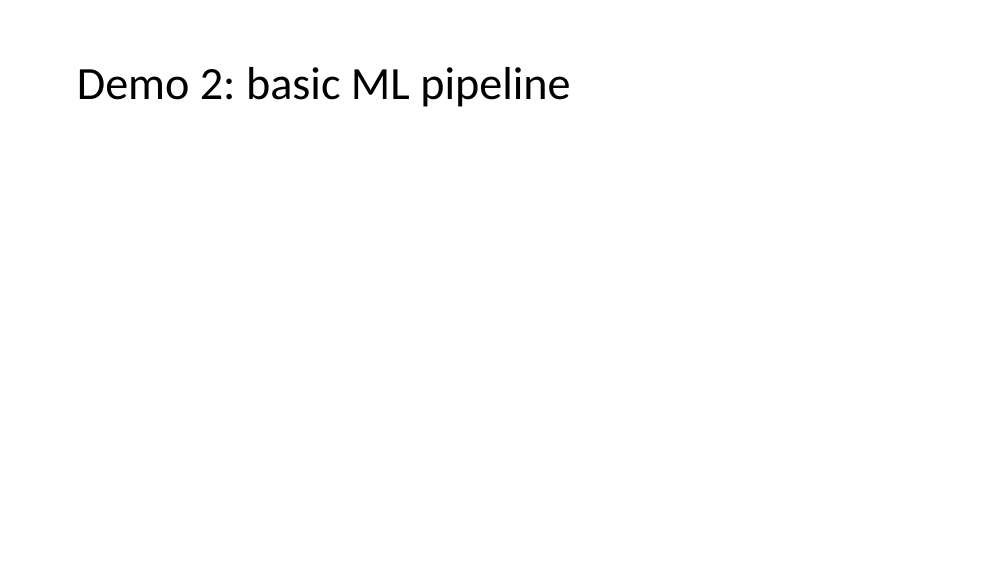
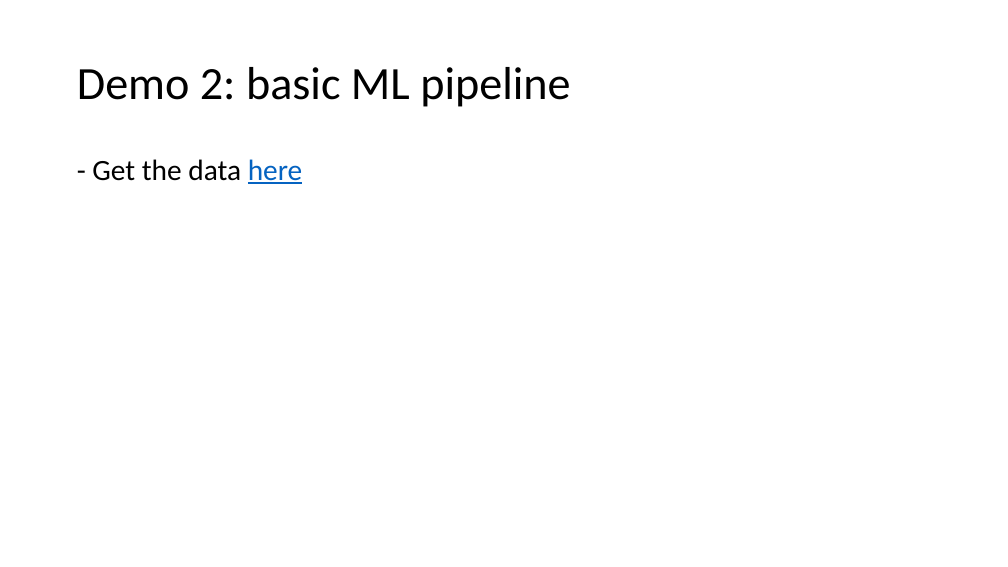
Before and after one commit to senine/workshop, a slide deck: slide 22 of Intro.pptx. Drawn at 1008x567 pixels with LibreOffice and Linux fonts; fonts in the diff are those of the drawing. Boxes give left, top, right and bottom in pixels: in the first picture for what was removed or moved away, otherwise in the second. Text is boxed around its words. In the diff, an @@ line names an element or a change of style, - is before the commit and + after.

```diff
--- a/Intro.pptx
+++ b/Intro.pptx
@@ text added at [92,159,302,184], 28 pt, text #000000 @@
+- Get the data here
```
Also in this commit, not shown: 3 other slides changed, 1 slide added, 3 other files.
